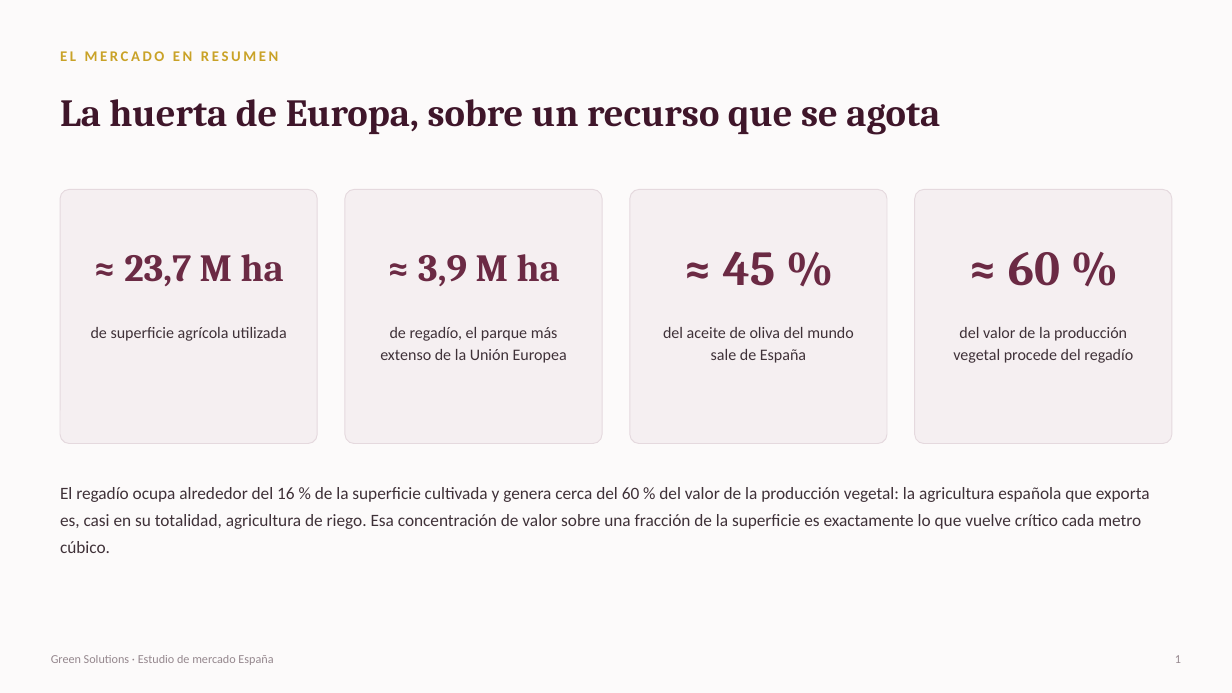
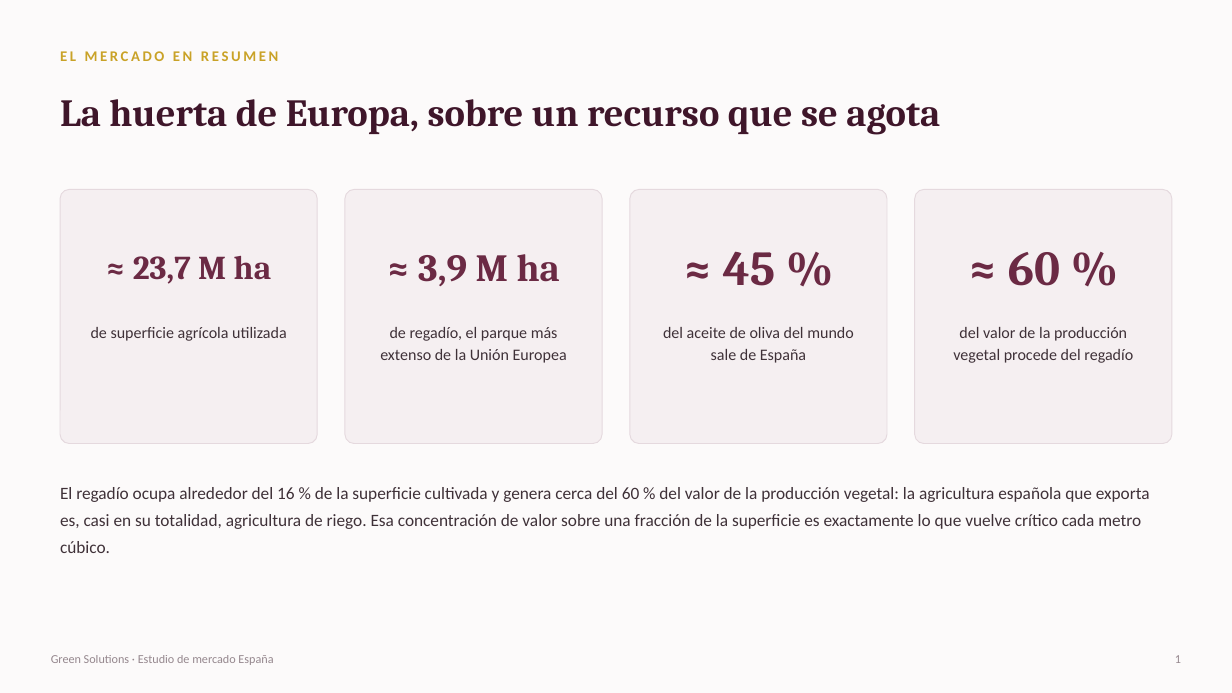
Before and after one commit to Gabes2705/green-solutions-web, a slide deck: slide 2 of public/documents/countries/espagne.pptx. Drawn at 1232x693 pixels with LibreOffice and Linux fonts; fonts in the diff are those of the drawing. Boxes give left, top, right and bottom in pixels: in the first picture for what was removed or moved away, otherwise in the second. Text is boxed around its words. In the diff, an @@ line names an element or a change of style, - is before the commit and + after.

```diff
--- a/public/documents/countries/espagne.pptx
+++ b/public/documents/countries/espagne.pptx
@@ text "≈ 23,7 M ha" at (x1=133, y1=256, x2=272, y2=284): size 30 to 26 pt @@
```
Also in this commit, not shown: 3 other slides changed, 29 other files.
